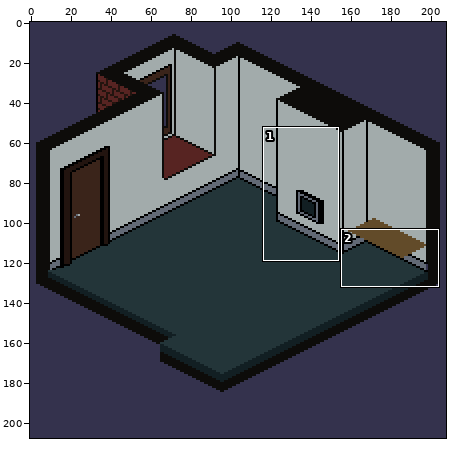
Two versions of one pixel-art file, May_2021/IsometricLivingRoom.aseprite. The picture above shows the old version from afar; the outline marks the close-up.
Close-up. Earlier state:
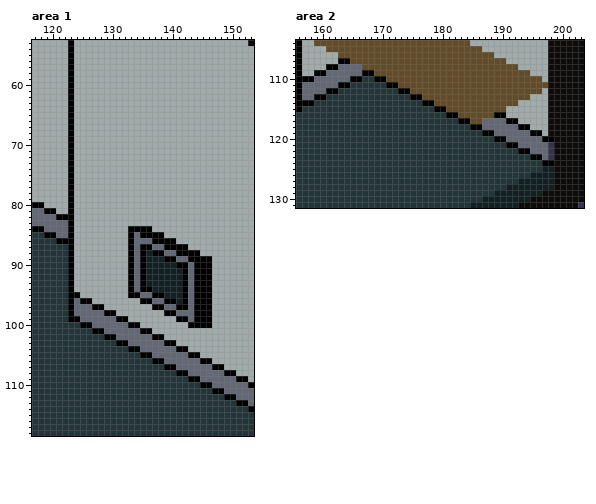
208x208 pixels, 1 frame. Shown: area 1: x 117..153, y 53..118; area 2: x 156..203, y 104..131. The commit also changed other parts of the picture, which this record leaves out.
Once edited:
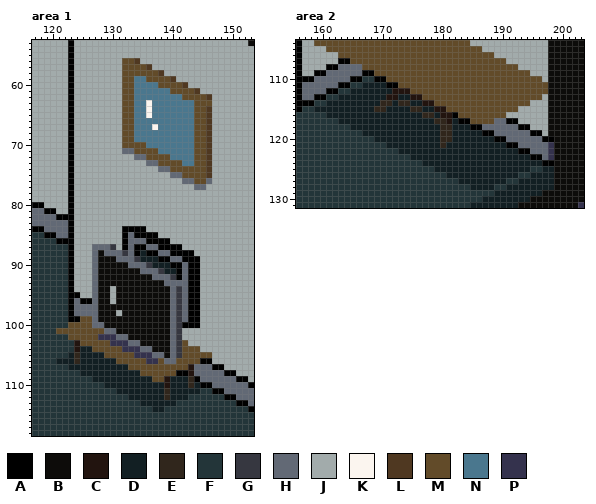
Palette (. is transparent): A #000000  B #0d0c0a  C #22140f  D #121f23  E #30261c  F #233539  G #363740  H #626975  J #a2abab  K #fbf5ef  L #4f3821  M #624b29  N #4a778e  P #34324d
Changes in this commit:
layer "SarasDeskLegs" added
layer "WallMirror" added
layer "TVTable" added
layer "TV" added
Changed rows in their new state; - is an unchanged pixel.
Area 1:
first column x 132:
 56 MML------------
 57 MMMML----------
 58 MMMMMML--------
 59 MMNNMMMML------
 60 MMNNNNMMMML----
 61 MMNNNNNNMMMML--
 62 MMNNNNNNNNMMMML
 63 MMNNKNNNNNNNMMM
 64 MMNNKNNNNNNNMML
 65 MMNNKNNNNNNNMML
 66 MMNNNNNNNNNNMML
 67 MMNNNKNNNNNNMML
 68 MMNNNNNNNNNNMML
 69 MMNNNNNNNNNNMML
 70 MMMMNNNNNNNNMML
 71 HHMMMMNNNNNNMML
 72 --HHMMMMNNNNMML
 73 ----HHMMMMNNMML
 74 ------HHMMMMMML
 75 --------HHMMMML
 76 ----------HHMMH
 77 ------------HH-
first column x 121:
 84 -----------A---J----------
 85 -----------AHA---J--------
 86 -----------AH--A---J------
 87 ------HHHG-AHA-H-A---J----
 88 ------HBHHHGHADA-H-A---J--
 89 ------HBBBHHHGD--A-H-A--JJ
 90 ------HBBBBBH-HG---A-HA-JJ
 91 ------HBBBBBBBHHHG--AHA-JJ
 92 ------HBBBBBBBBBHHHGAHA-JJ
 93 ------HBBBBBBBBBBBHHHHA-JJ
 94 ------HBB-BBBBBBBBBHGHA-JJ
 95 ------HBB-BBBBBBBBBHGHA-JJ
 96 ------HBB-BBBBBBBBBHGHA-JJ
 97 ------HBBBBBBBBBBBB-GHA-JJ
 98 -------BBB-BBBBBBBBHG-A-JJ
 99 ----MM-BBBBBBBBBBBBHGHA-JJ
100 --MMMM--BBBBBBBBBBBHGA--JJ
101 MMMMMMMM--BBBBBBBBBHG-----
102 --MMMMMPPP--BBBBBBBHG-----
103 ---CMMMMMPPP--BBBBBHGM----
104 ---CDDMMMMMPPP--BBB-GMMM--
105 --DEDDDDMMMMMPPP--B-GMMMMM
106 DDDEDDDDDDMMMMMPPM--MMMM--
107 --DDDDDDDDDDMMMMMMMMMMC---
108 ----DDDDDDDDDDMMMMMM--C---
109 ------DDDDDDDDDDMMCDDDE---
110 --------DDDDDDDDDDCDDDED--
111 ----------DDDDDDDDEDDDDD--
112 ------------DDDDDDEDDD----
113 --------------DDDDDD------
114 ----------------DD--------
Area 2, layers "SarasDesk", "SarasDeskLegs", "Floor":
first column x 159:
111 --------DDDD---------------------------
112 ------DDDDDDDCCC----------------------M
113 ----DDDDDDDDCCDDCC------------------MM-
114 --DDDDDDDDDEEDEEDDCC--------------MM---
115 DDDDDDDDDDEEDDDDEEDDCC----------MM-----
116 --DDDDDDDDDDDDDDDDEEDCC-------MM-------
117 ----DDDDDDDDDDDDDDDDEECD----MM---------
118 ------DDDDDDDDDDDDDDDEEDDD-------------
119 --------DDDDDDDDDDDDDEEDDDDD-----------
120 ----------DDDDDDDDDDDEEDDDDDDD---------
121 ------------DDDDDDDDDEDDDDDDDDDD-------
122 --------------DDDDDDDDDDDDDDDDDDDD-----
123 ----------------DDDDDDDDDDDDDDDDDDDD---
124 ------------------DDDDDDDDDDDDDDDDDDDD-
125 --------------------DDDDDDDDDDDDDDDD---
126 ----------------------DDDDDDDDDDDD-----
127 ------------------------DDDDDDDD-------
128 --------------------------DDDD---------
